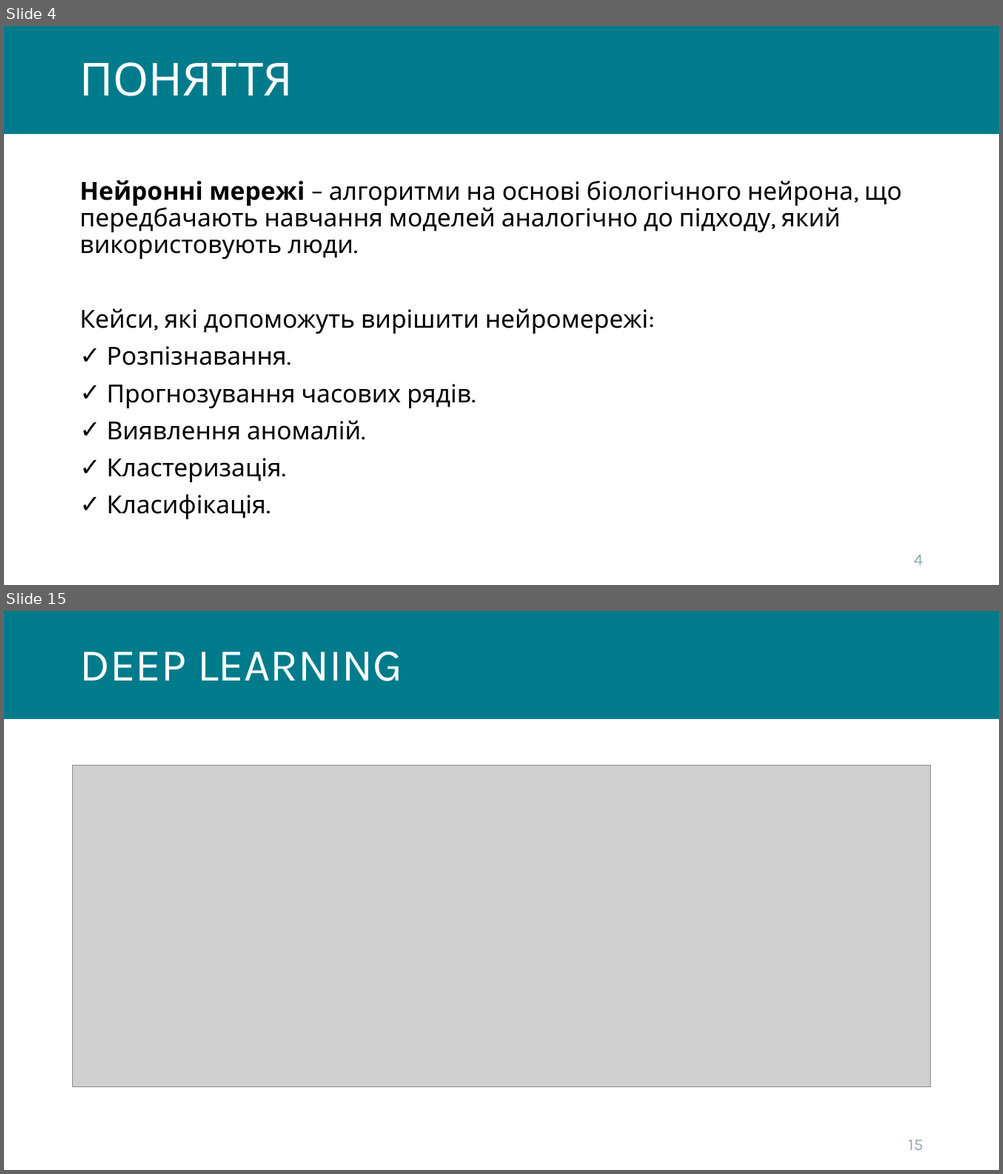
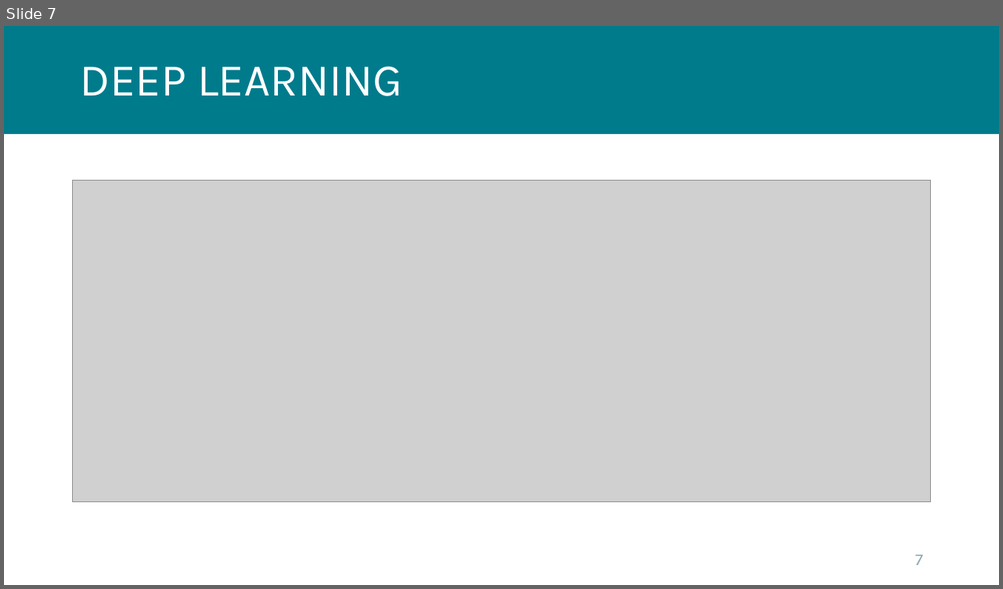
Before and after one commit to kleban/r-course-eng, a slide deck: pptx/071_Neural_Networks.pptx. Shown one above the other, each under a label of ours: slides 4 and 15 before the commit, slide 7 after it; the slides between them are not shown. The pictures are 1003x1174 and 1003x589 pixels, drawn with LibreOffice and Linux fonts; fonts in the diff are those of the drawing; grey boxes stand for pictures; background and template pictures are left out. Boxes give left, top, right and bottom in pixels: in the first picture for what was removed or moved away, otherwise in the second. Text is boxed around its words. In the diff, an @@ line names an element or a change of style, - is before the commit and + after.

```diff
--- a/pptx/071_Neural_Networks.pptx
+++ b/pptx/071_Neural_Networks.pptx
@@ slide 4 removed at [4,26,999,585], background #FFFFFF; not listed: 1 template element that a slide beside it also shows @@
@@ title removed at [79,62,292,96] @@
-ПОНЯТТЯ
@@ text removed at [79,180,902,520] @@
-Нейронні мережі – алгоритми на основі біологічного нейрона, що передбачають навчання моделей аналогічно до підходу, який використовують люди.
-Кейси, які допоможуть вирішити нейромережі:
-✓ Розпізнавання.
-✓ Прогнозування часових рядів.
-✓ Виявлення аномалій.
-✓ Кластеризація.
-✓ Класифікація.
@@ page number removed at [913,555,922,565] @@
-4
@@ what was slide 15 is now slide 7 @@
@@ page number at [915,555,922,565]: text changed @@
-15
+7
```
Also in this commit, not shown: 2 slides changed, 6 slides added, 14 other slides removed, 5 other files.
